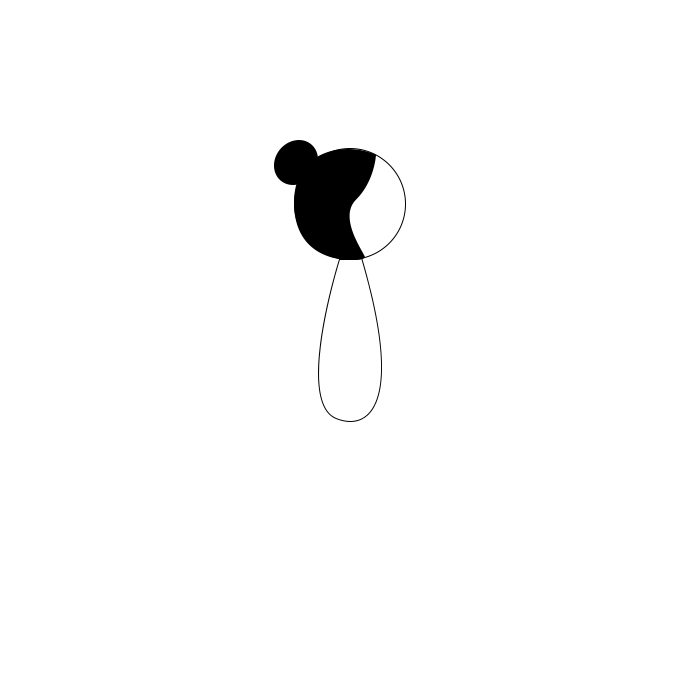
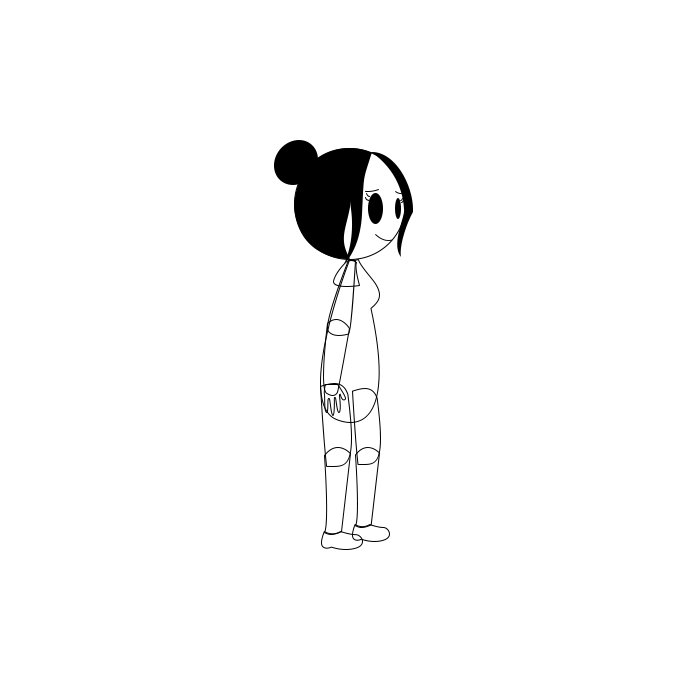
Two versions of the same layered image (700×700). Layer-by-layer changes:
added layer "Shape 8" above "Shape 6" over [323, 384, 346, 416]
added layer "Shape 6" above "Shape 5" over [323, 319, 350, 396]
added layer "Shape 5" above "Shape 4" over [327, 260, 356, 336]
added layer "Shape 4" above "Shape 2" over [375, 234, 392, 241]
added layer "Ellipse 1" (1st of 2) above "Shape 3" over [395, 198, 401, 219]
added layer "Shape 3" (1st of 2) above "Shape 3" over [395, 191, 402, 194]
added layer "Shape 3" (2nd of 2) above "Shape 2" over [365, 189, 379, 192]
added layer "Shape 2" (2nd of 2) above "Shape 1" over [366, 193, 370, 197]
added layer "Shape 1" (2nd of 2) above "Ellipse 1" over [365, 197, 369, 201]
added layer "Ellipse 1" (2nd of 2) above "sapato" over [368, 193, 383, 224]
added layer "sapato" (1st of 2) above "canela" over [352, 524, 390, 542]
added layer "canela" (1st of 2) above "coxa" over [355, 447, 380, 528]
added layer "coxa" (1st of 2) above "sapato" over [352, 388, 381, 465]
added layer "sapato" (2nd of 2) above "canela" over [321, 531, 363, 550]
added layer "canela" (2nd of 2) above "coxa" over [324, 447, 351, 535]
added layer "coxa" (2nd of 2) above "franja" over [320, 383, 352, 467]
added layer "franja" above "franjaoutra" over [344, 152, 372, 264]
added layer "franjaoutra" above "cabelo" over [371, 152, 413, 257]
renamed "Shape 2" to "cabelo", painted on it over [294, 148, 376, 260]
added layer "Shape 7" above "corpinho" over [333, 260, 360, 287]
renamed "Shape 1" to "corpinho", painted on it over [318, 258, 382, 423]
